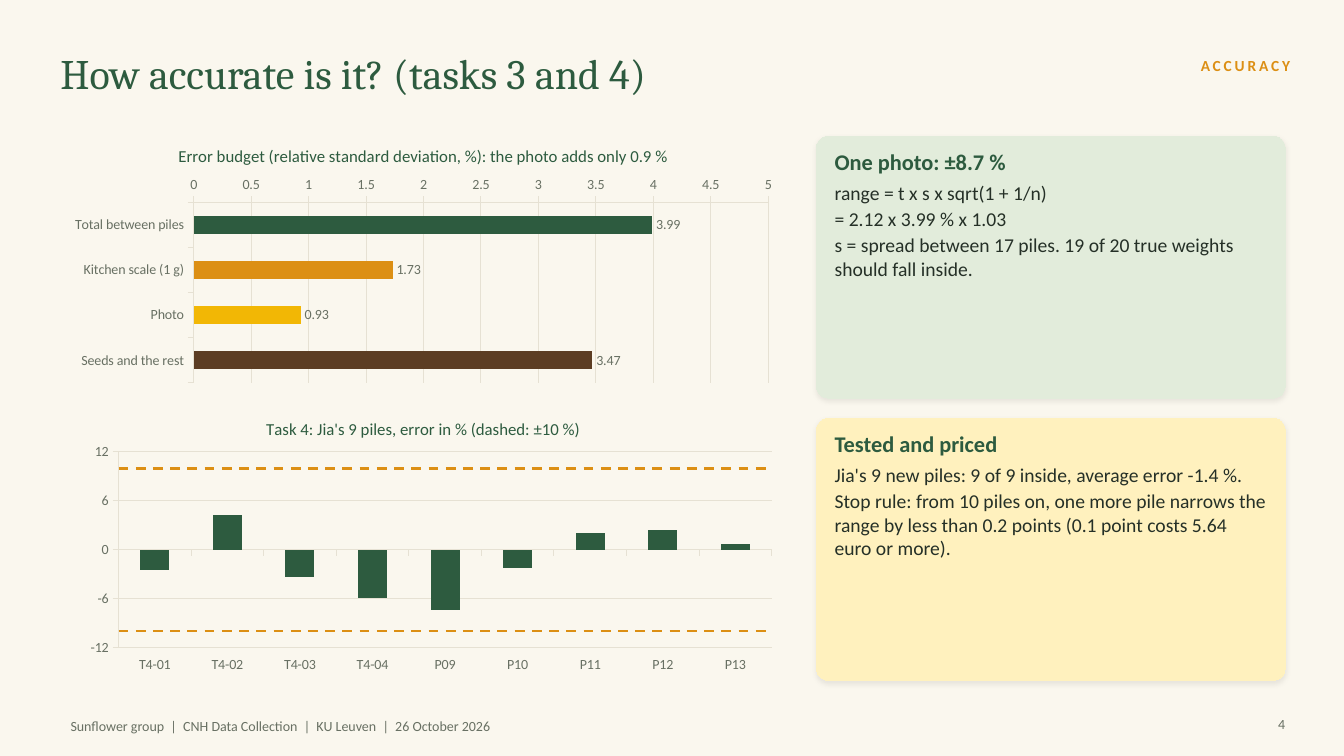
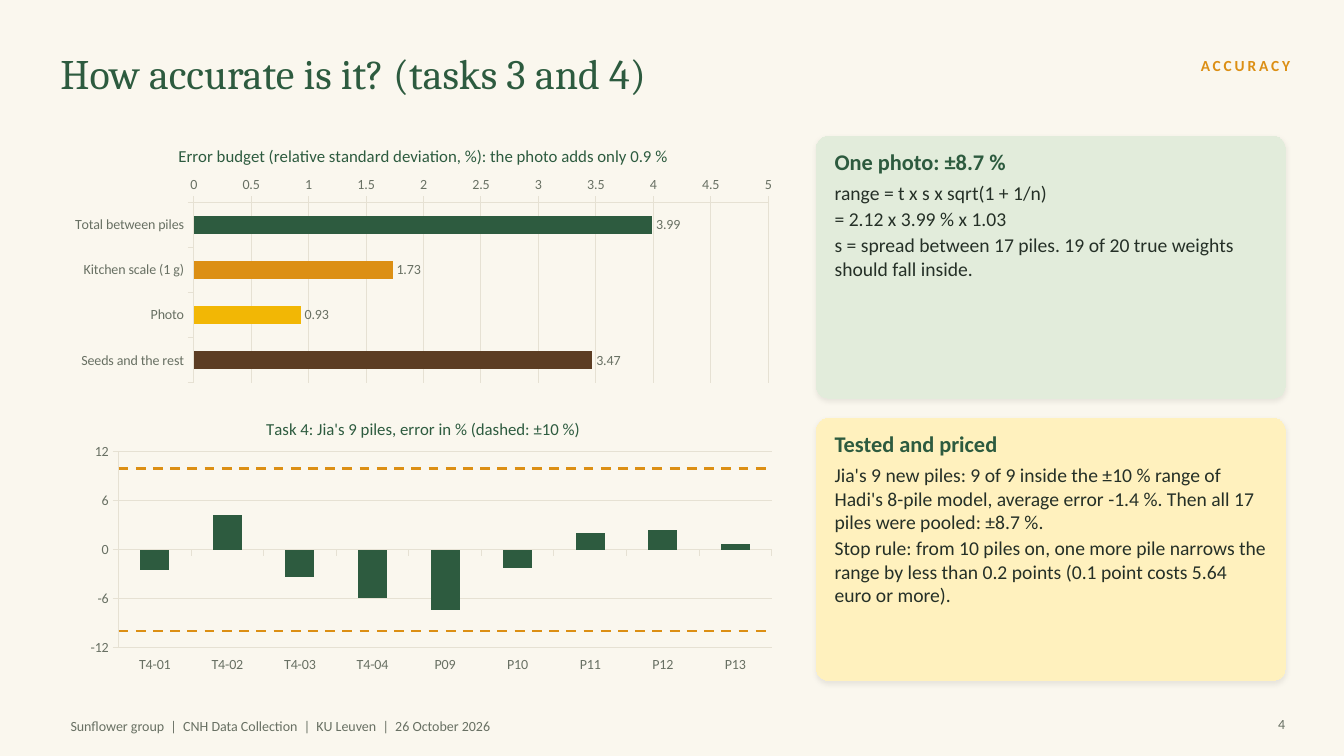
Before and after one commit to HadiNasooti/cnh-sunflower-weight, a slide deck: slide 4 of ppt_slide_topics/Sunflower_Weight_Estimation_v6_8min.pptx. Drawn at 1344x756 pixels with LibreOffice and Linux fonts; fonts in the diff are those of the drawing. Boxes give left, top, right and bottom in pixels: in the first picture for what was removed or moved away, otherwise in the second. Text is boxed around its words. In the diff, an @@ line names an element or a change of style, - is before the commit and + after.

Commit message:
Slides v6: task 4 tied to the 8-pile model and its 10 % range; careful wording on T4-02 and P14

```diff
--- a/ppt_slide_topics/Sunflower_Weight_Estimation_v6_8min.pptx
+++ b/ppt_slide_topics/Sunflower_Weight_Estimation_v6_8min.pptx
@@ text at (x1=835, y1=468, x2=1254, y2=532): text changed @@
-Jia's 9 new piles: 9 of 9 inside, average error -1.4 %.
+Jia's 9 new piles: 9 of 9 inside the ±10 % range of Hadi's 8-pile model, average error -1.4 %. Then all 17 piles were pooled: ±8.7 %.
```
Also in this commit, not shown: 3 other slides changed.
